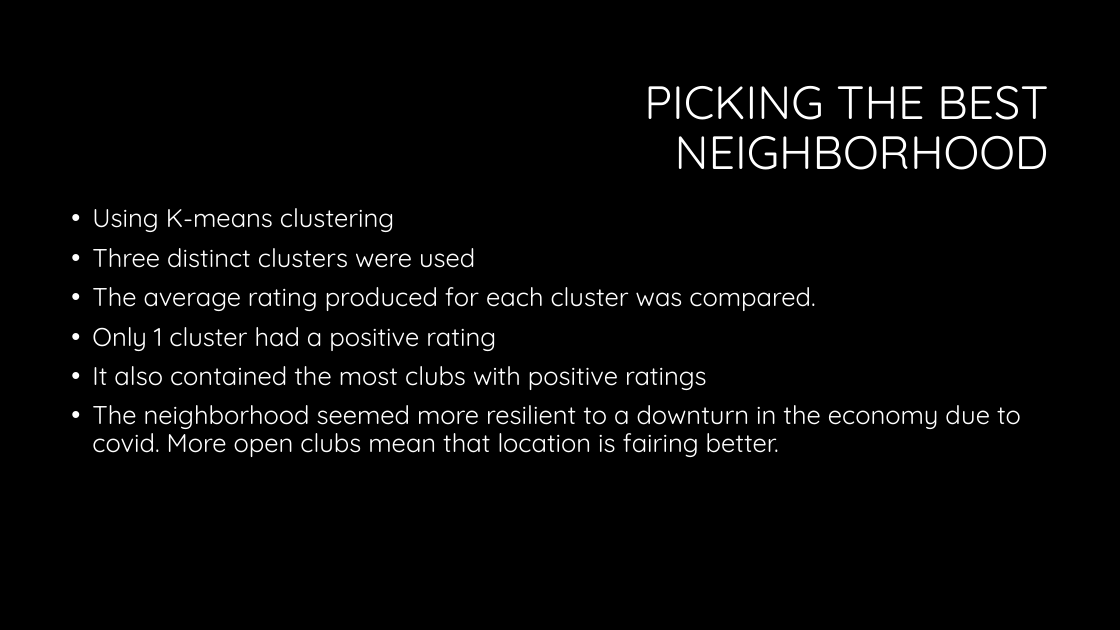
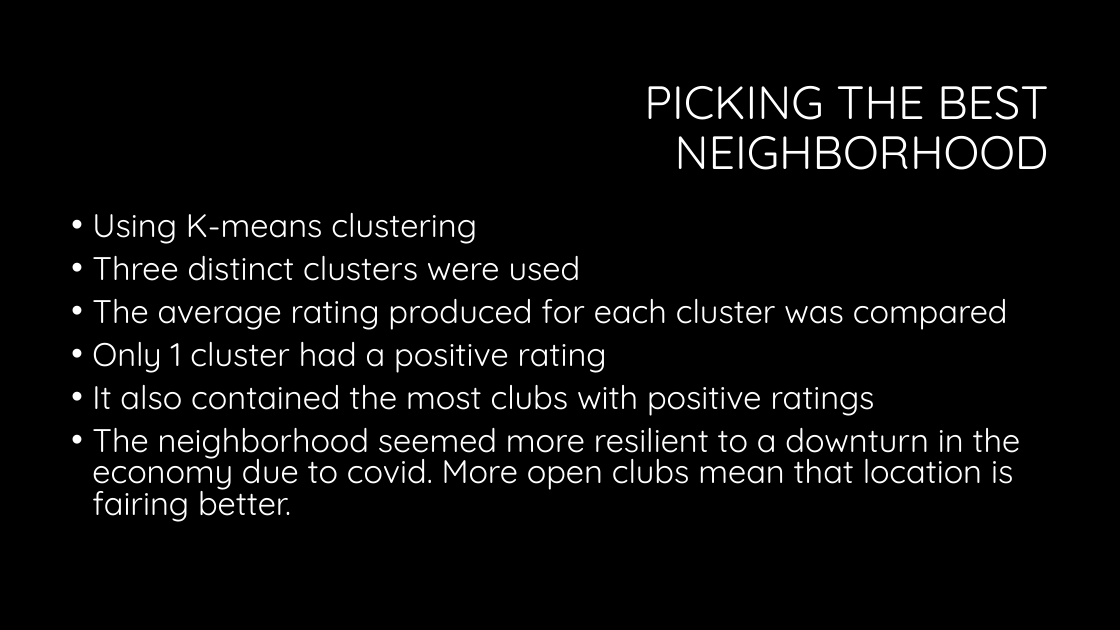
Before and after one commit to psharer/Coursera_Capstone, a slide deck: slide 13 of Finding a Night Club Location in New York.pptx (slide 12 before the commit). Drawn at 1120x630 pixels with LibreOffice and Linux fonts; fonts in the diff are those of the drawing; background and template pictures are left out. Boxes give left, top, right and bottom in pixels: in the first picture for what was removed or moved away, otherwise in the second. Text is boxed around its words. In the diff, an @@ line names an element or a change of style, - is before the commit and + after.

```diff
--- a/Finding a Night Club Location in New York.pptx
+++ b/Finding a Night Club Location in New York.pptx
@@ text at (92,213,1021,522): size 22 to 28 pt in "Using K-means clustering", "Three distinct clusters were used", "Only 1 cluster had a positive rating", "It also contained the most clubs with ..." and 1 more places; line spacing 0.9 to 0.8 @@
@@ text at (92,299,1008,330): text changed; size 22 to 28 pt @@
-• The average rating produced for each cluster was compared.
+• The average rating produced for each cluster was compared
```
Also in this commit, not shown: 2 other slides changed, 2 slides added, 1 slide removed, 2 other files.
